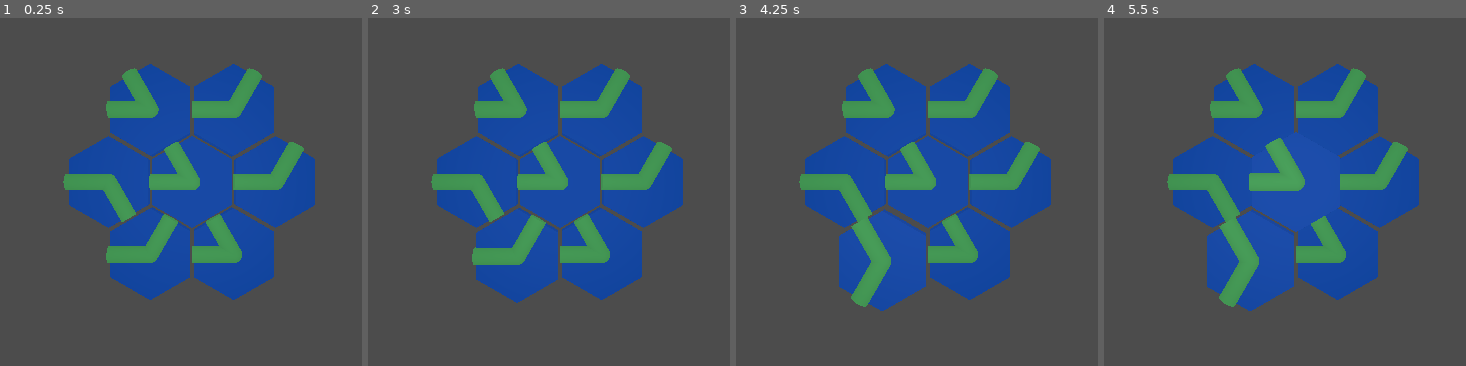
Above: before the commit, frames 1-4 (left to right).
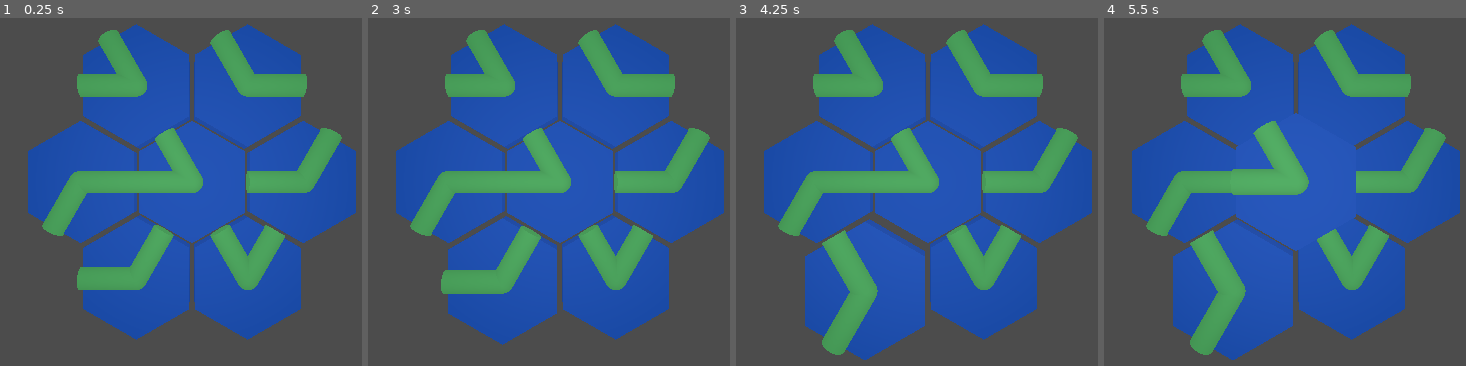
Above: after the commit, the same moments.

Repository: lunkkun/hexabeam
Game: Godot game, scene res://scenes/TestChamber.tscn
The game is run twice, just before and just after one commit, with the same random seed, the same clock (stepped at 60 frames per second) and the same inputs.
Inputs (mouse positions are in pixels of both pictures, inside the frame that each line leads up to):
- Up to frame 1 (0.25 s): no input
- Up to frame 2 (3 s): tap Enter at 0.5, 2 s; move the mouse to (outside the picture) at 0.52 s; hold D (rotate_right) 0.53-1.28 s; click (outside the picture) at 0.67 s; tap Space at 1.25, 2.75 s; move the mouse to (400, 205) at 1.27 s; hold A (rotate_left) 1.28-2.03 s; move the mouse to (639, 80) at 2.02 s; hold D (rotate_right) from 2.03 s (still down); move the mouse to (520, 275) at 2.77 s; click (520, 275) at 2.92 s
- Up to frame 3 (4.25 s): tap Enter at 3.5 s; move the mouse to (outside the picture) at 3.52 s; release D (rotate_right) at 3.53 s; hold A (rotate_left) from 3.53 s (still down)
- Up to frame 4 (5.5 s): keep holding A (rotate_left); tap Space at 4.25 s; move the mouse to (outside the picture) at 4.27 s; move the mouse to (1335, 181) at 5.02 s; click (1335, 181) at 5.17 s

The runs differ from the first frame. In frame 1, 35% of the frame differs, in the area x 7-99%, y 1-93%; in frame 2, 35%; in frame 3, 37%, in the area x 7-99%, y 1-99%; in frame 4, 37%.

Commit message:
made test level in test chamber

Diff:
--- a/scenes/TestChamber.tscn
+++ b/scenes/TestChamber.tscn
@@ -5,15 +5,15 @@
 [node name="TestChamber" type="Spatial"]
 
 [node name="Camera" type="Camera" parent="."]
-transform = Transform( 1, 0, 0, 0, 1, 0, 0, 0, 1, 0, 0, 4 )
+transform = Transform( 1, 0, 0, 0, 1, 0, 0, 0, 1, 0, 0, 3 )
 
 [node name="SpotLight" type="SpotLight" parent="Camera"]
 transform = Transform( 1, 0, 0, 0, 1, 0, 0, 0, 1, 0, 0, 1.43051e-05 )
 
 [node name="Tile" parent="." instance=ExtResource( 1 )]
-transform = Transform( -0.5, -0.866025, 0, 0.866025, -0.5, 0, 0, 0, 1, -1, 0, 0 )
+transform = Transform( -1, -8.74228e-08, 0, 8.74228e-08, -1, 0, 0, 0, 1, -1, 0, 0 )
 layout = 2
-orientation = 4
+orientation = 3
 
 [node name="Tile2" parent="." instance=ExtResource( 1 )]
 transform = Transform( 1, 0, 0, 0, 1, 0, 0, 0, 1, -0.5, 0.866, 0 )
@@ -21,8 +21,9 @@
 [node name="Tile3" parent="." instance=ExtResource( 1 )]
 
 [node name="Tile4" parent="." instance=ExtResource( 1 )]
-transform = Transform( 1, 0, 0, 0, 1, 0, 0, 0, 1, 0.5, 0.866, 0 )
+transform = Transform( 0.5, 0.866025, 0, -0.866025, 0.5, 0, 0, 0, 1, 0.5, 0.866, 0 )
 layout = 2
+orientation = 1
 
 [node name="Tile5" parent="." instance=ExtResource( 1 )]
 transform = Transform( 1, 0, 0, 0, 1, 0, 0, 0, 1, 1, 0, 0 )
@@ -33,4 +34,5 @@
 layout = 2
 
 [node name="Tile7" parent="." instance=ExtResource( 1 )]
-transform = Transform( 1, 0, 0, 0, 1, 0, 0, 0, 1, 0.5, -0.866, 0 )
+transform = Transform( 0.5, 0.866025, 0, -0.866025, 0.5, 0, 0, 0, 1, 0.5, -0.866, 0 )
+orientation = 1
